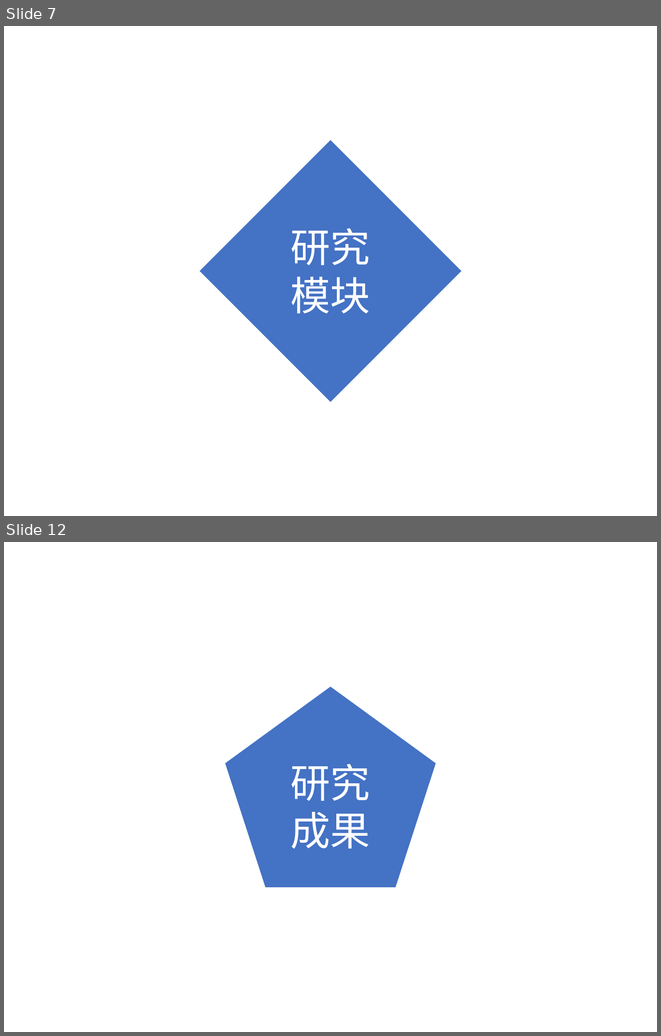
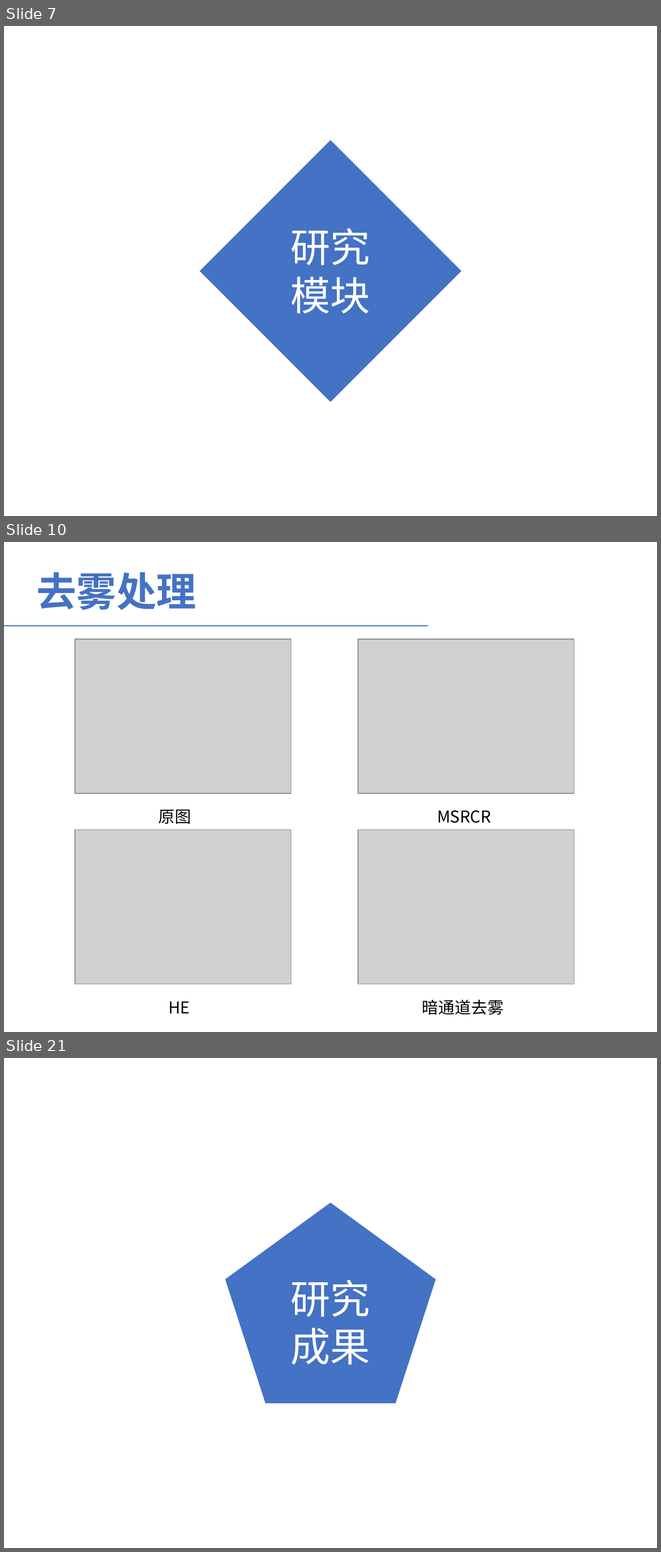
Before and after one commit to LauraCaiMin/JavaCode, a slide deck: 基于视频分析的森林烟火识别算法研究-蔡敏.pptx. Shown one above the other, each under a label of ours: slides 7 and 12 before the commit, slides 7, 10 and 21 after it; the slides between them are not shown. The pictures are 661x1036 and 661x1552 pixels, drawn with LibreOffice and Linux fonts; fonts in the diff are those of the drawing; grey boxes stand for pictures. Boxes give left, top, right and bottom in pixels: in the first picture for what was removed or moved away, otherwise in the second. Text is boxed around its words. In the diff, an @@ line names an element or a change of style, - is before the commit and + after.

```diff
--- a/基于视频分析的森林烟火识别算法研究-蔡敏.pptx
+++ b/基于视频分析的森林烟火识别算法研究-蔡敏.pptx
@@ slide 10 added at (x1=4, y1=542, x2=657, y2=1032), background #FFFFFF @@
@@ text added at (x1=37, y1=572, x2=196, y2=610), 44 pt, text #4472C4, bold @@
+去雾处理
@@ line added from (4, 626) to (429, 626), #4472C4 1.25 pt @@
@@ picture added at (x1=75, y1=640, x2=291, y2=793) @@
@@ picture added at (x1=358, y1=640, x2=574, y2=793) @@
@@ text added at (x1=158, y1=809, x2=191, y2=824), 18 pt, text #000000 @@
+原图
@@ text added at (x1=437, y1=810, x2=491, y2=823), 18 pt, text #000000 @@
+MSRCR
@@ picture added at (x1=75, y1=830, x2=291, y2=984) @@
@@ picture added at (x1=358, y1=830, x2=574, y2=984) @@
@@ text added at (x1=168, y1=1001, x2=190, y2=1013), 18 pt, text #000000 @@
+HE
@@ text added at (x1=422, y1=999, x2=504, y2=1015), 18 pt, text #000000 @@
+暗通道去雾
@@ what was slide 12 is now slide 21 @@
```
Also in this commit, not shown: 2 slides changed, 11 other slides added, 3 slides removed.
